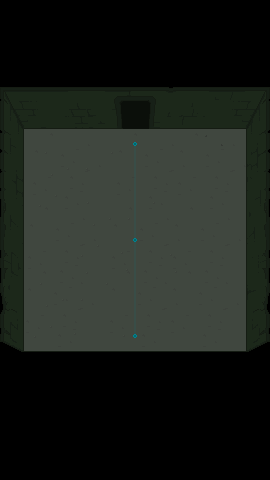
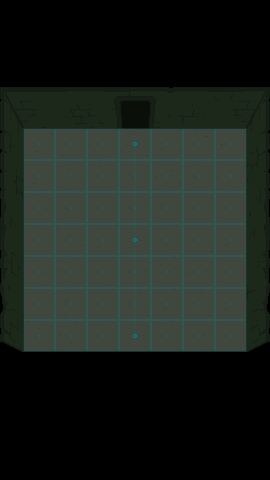
Layered file, before and after one edit (270x480). Changes by layer:
showed "Grid" over (23, 128, 247, 352)
